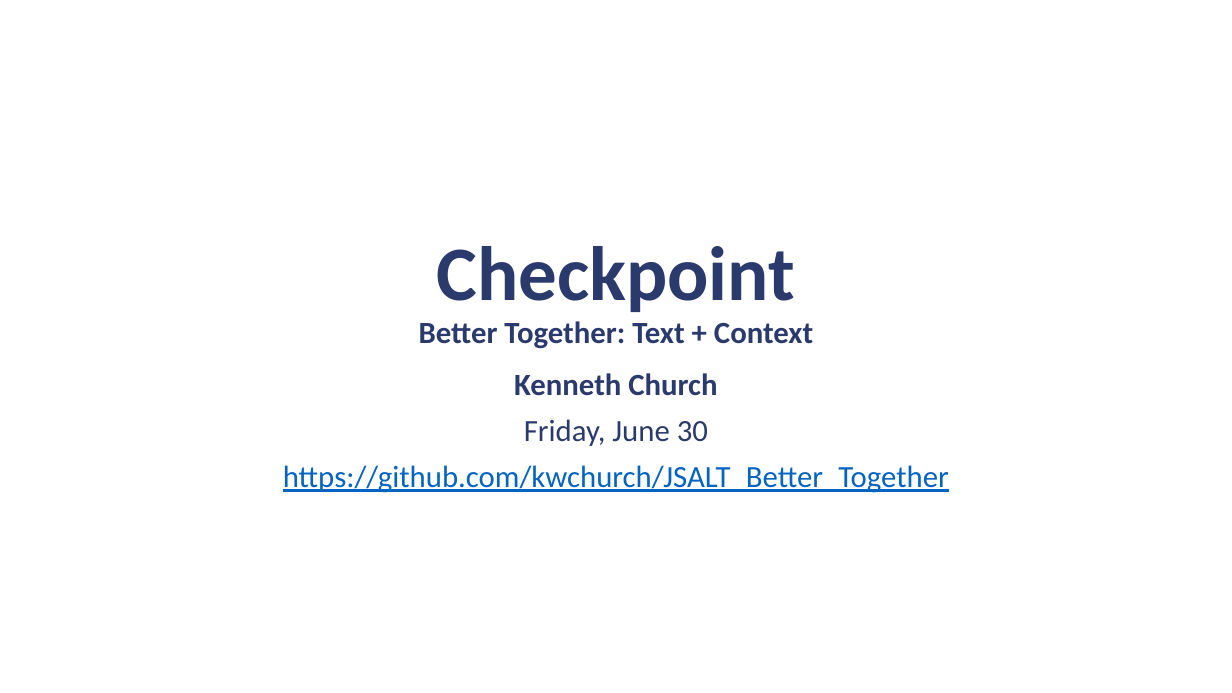
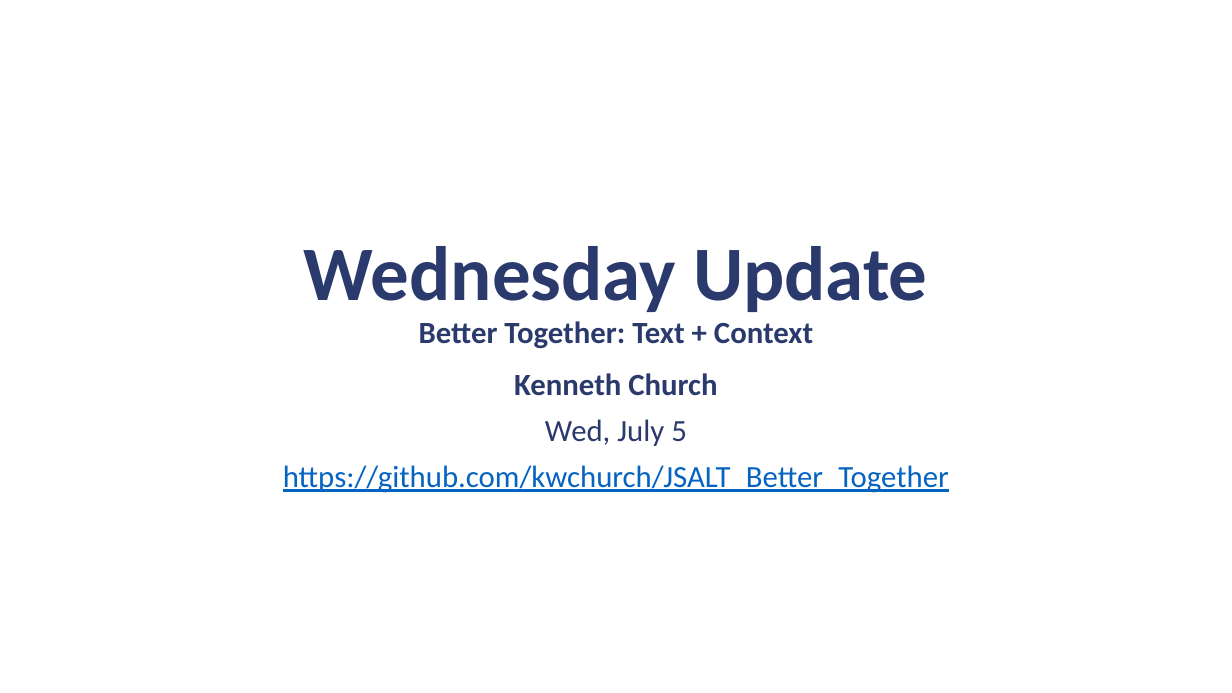
Before and after one commit to kwchurch/JSALT_Better_Together, a slide deck: slide 1 of slides/July5/July5.pptx. Drawn at 1232x693 pixels with LibreOffice and Linux fonts; fonts in the diff are those of the drawing. Boxes give left, top, right and bottom in pixels: in the first picture for what was removed or moved away, otherwise in the second. Text is boxed around its words. In the diff, an @@ line names an element or a change of style, - is before the commit and + after.

Commit message:
slides

```diff
--- a/slides/July5/July5.pptx
+++ b/slides/July5/July5.pptx
@@ title at [304,246,927,349]: text changed @@
-Checkpoint
-Better Together: Text + Context
+Wednesday Update
+Better Together: Text + Context
@@ subtitle at [545,419,687,446]: text changed @@
-Friday, June 30
+Wed, July 5
```
Also in this commit, not shown: 7 slides added, 1 other file.
